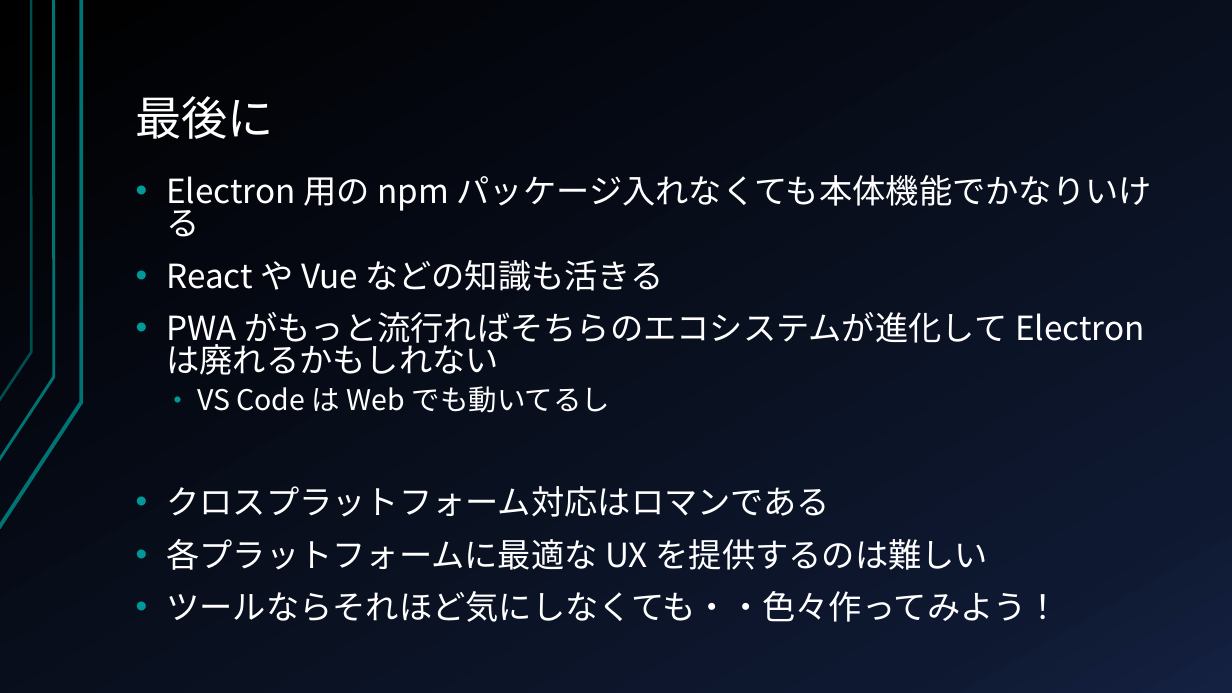
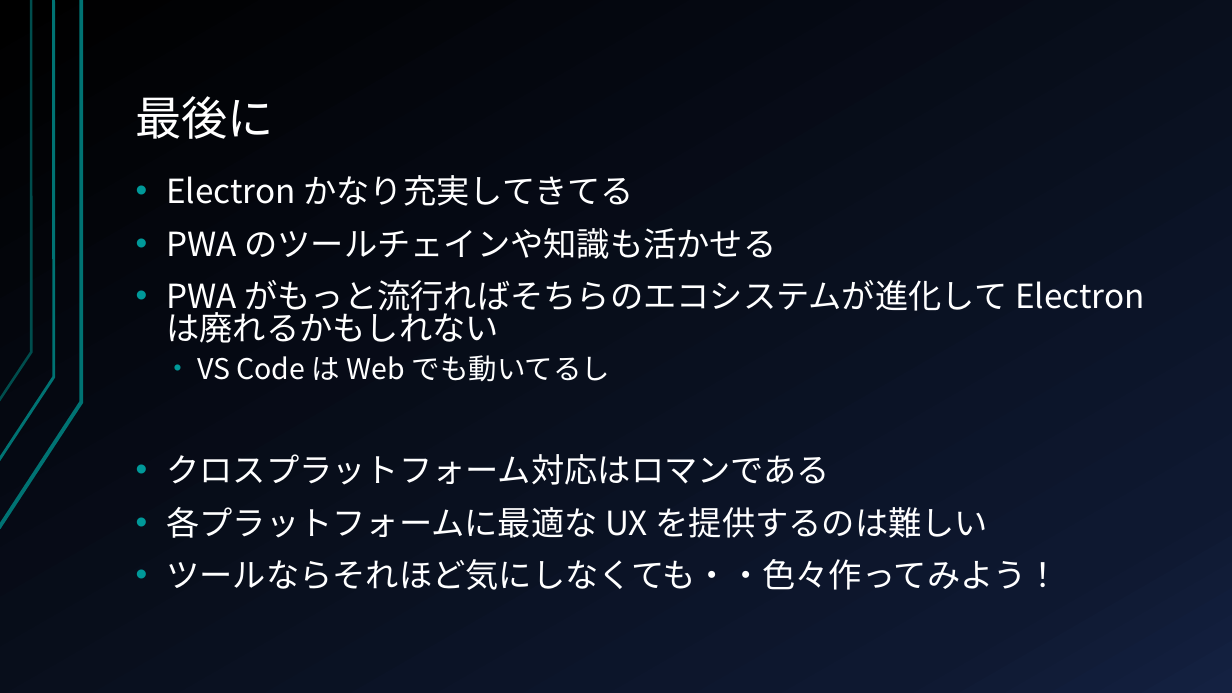
Before and after one commit to kondoumh/electron-study, a slide deck: slide 29 of slide/Electron_in-house_presentation.pptx. Drawn at 1232x693 pixels with LibreOffice and Linux fonts; fonts in the diff are those of the drawing. Boxes give left, top, right and bottom in pixels: in the first picture for what was removed or moved away, otherwise in the second. Text is boxed around its words. In the diff, an @@ line names an element or a change of style, - is before the commit and + after.

```diff
--- a/slide/Electron_in-house_presentation.pptx
+++ b/slide/Electron_in-house_presentation.pptx
@@ text at [166,175,776,259]: text changed @@
-• Electron 用の npm パッケージ入れなくても本体機能でかなりいける
-• React や Vue などの知識も活きる
+• Electron かなり充実してきてる
+• PWA のツールチェインや知識も活かせる
```
Also in this commit, not shown: 5 other slides changed.
